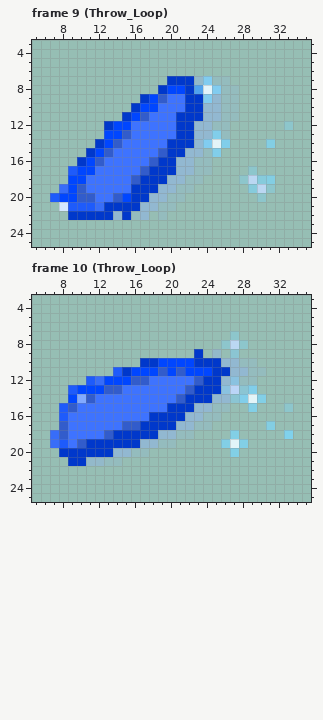
Edited in one commit: pixel-art file (Assets/02.Sprites/KTH/shield/shield_anim.aseprite). This is how it looked before the edit.
36x29 pixels, 14 frames. Colours within 5 levels of each other are drawn and written as one. Shown: frame 9 (Throw_Loop): x 5..35, y 3..25; frame 10 (Throw_Loop): x 5..35, y 3..25. The commit also changed other frames, which this record leaves out.
New version:
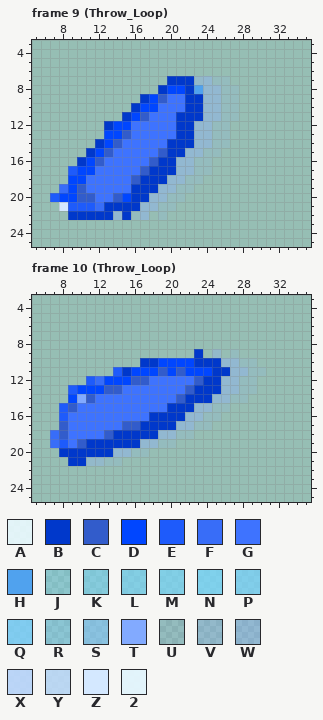
Palette (. is transparent): A #ebfaffe6  B #0038cb  C #325ccb  D #0046ff  E #1e5bfb  F #386df8  G #3e73ff  H #50a2ee  J #78d7ff50  K #78d7ff87  L #78d7ffa0  M #78d7ffaa  N #78d7ffbe  P #79d4ffb6  Q #7bd0ffcb  R #7cceff68  S #81c4ff95  T #82aaff  U #8baeff23  V #8baeff4b  W #8baeff64  X #bfd8ffe4  Y #c3dcffd2  Z #d4e8ff  2 #e7f7fff0
Edits made:
Frame 9 (Throw_Loop), layer "FX":
y 7: x 24 Q -> W
y 8: x 24..25 2Q -> WW
y 9: x 24 Q -> W
y 12: x 33 J -> .
y 13: x 25 P -> U
y 14: x 24..26 QAP -> WUU; x 31 L -> .
y 15: x 25 P -> U
y 17: x 29 J -> .
y 18: x 28..31 JYKL -> ....
y 19: x 29..31 KYJ -> ...
y 20: x 30 J -> .
Frame 10 (Throw_Loop), layer "FX":
y 7: x 27 J -> .
y 8: x 26..28 JYJ -> ...
y 9: x 27 R -> U
y 12: x 27 S -> W
y 13: x 26..29 SXRP -> WWUU
y 14: x 27..30 RPAM -> UU..
y 15: x 29 M -> .; x 33 J -> .
y 17: x 31 L -> .
y 18: x 27 M -> .; x 33 N -> .
y 19: x 26..28 MAM -> ...
y 20: x 27 M -> .
Pixel boxes of the changes (left, top, right, bottom) in both pictures:
changed: (203, 76, 293, 202)
changed: (221, 331, 293, 457)
